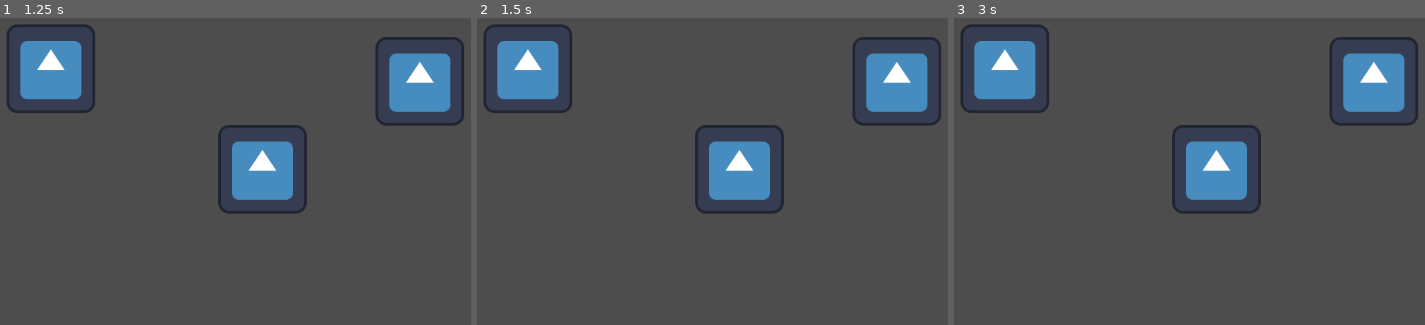
Above: before the commit, frames 1-3 (left to right).
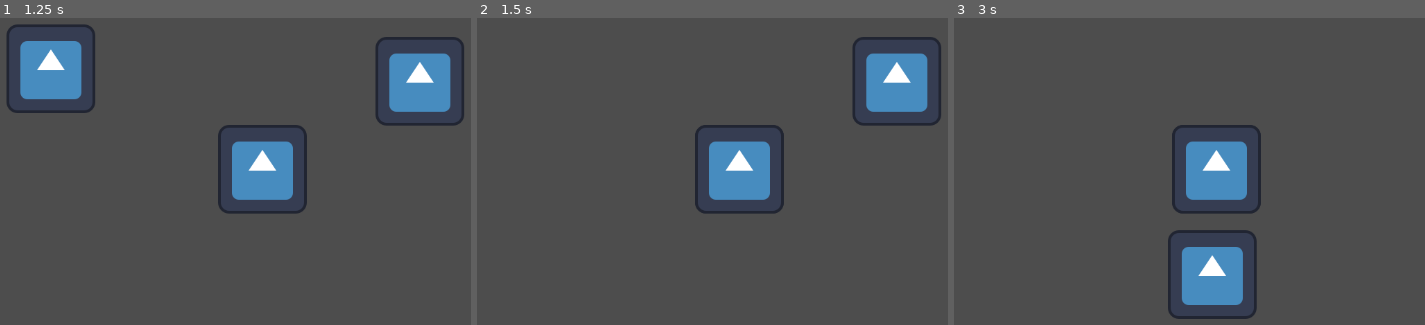
Above: after the commit, the same moments.

Repository: Shuflduf/Flow-Chart
Game: Godot game, scene res://scenes/main.tscn
The game is run twice, just before and just after one commit, with the same random seed, the same clock (stepped at 60 frames per second) and the same inputs. The engine's default icon, where the game draws it, is replaced by a stand-in: a white triangle on a blue panel in a dark square.
Inputs (mouse positions are in pixels of both pictures, inside the frame that each line leads up to):
- Up to frame 1 (1.25 s): tap Enter at 0.5 s; move the mouse to (51, 70) at 0.52 s; press the mouse at (51, 70) at 0.53 s
- Up to frame 2 (1.5 s): tap Space at 1.25 s; move the mouse to (740, 168) at 1.27 s; release the mouse at (740, 168) at 1.28 s; click (740, 168) at 1.35 s
- Up to frame 3 (3 s): tap Enter at 2 s; move the mouse to (1373, 82) at 2.02 s; press the mouse at (1373, 82) at 2.03 s; tap Space at 2.75 s; move the mouse to (1213, 272) at 2.77 s; release the mouse at (1213, 272) at 2.78 s; click (1213, 272) at 2.85 s

Frame 1 is identical in both runs. In frame 2, 3.2% of the frame differs, in the area x 1-21%, y 1-31%; in frame 3, 9.5%, in the area x 1-99%, y 1-99%.

Commit message:
they go on top of each other now
still bugs when mouse picking

Diff:
--- a/scripts/global.gd
+++ b/scripts/global.gd
@@ -3,11 +3,14 @@
 var active_node: FlowChartNode
 var mouse_offset: Vector2
 var node_count := 0
-var whos_on_top: Array[FlowChartNode]:
-	set(value):
-		var highest: int
-		for i in value:
-			if i.z_index > highest:
-				highest = i.z_index
-				active_node = i
-		whos_on_top.clear()
+var whos_on_top: Array[FlowChartNode]
+
+func verify_on_top():
+	var highest := -INF
+	for i in whos_on_top:
+		print(i.z_index)
+		if i.z_index > highest:
+			highest = i.z_index
+			active_node = i
+	whos_on_top.clear()
+	active_node.move_up()
--- a/scripts/main.gd
+++ b/scripts/main.gd
@@ -15,4 +15,4 @@
 func move_all_nodes_down():
 	for child in get_children():
 		if child is FlowChartNode:
-			child.z_index -= 1
+			child.move_down()
--- a/scripts/node.gd
+++ b/scripts/node.gd
@@ -5,7 +5,6 @@
 
 func _on_input_event(_viewport, event: InputEvent, _shape_idx):
 	if event.is_action_pressed("mouse_left"):
-
 		Global.mouse_offset = -(event.position - global_position)
 		pickup()
 
@@ -13,7 +12,10 @@
 		drop()
 
 func pickup():
-	Global.whos_on_top.push_front(self)
+	if Global.active_node == null:
+		Global.whos_on_top.push_front(self)
+		Global.verify_on_top()
+
 	#if Global.active_node == null:
 		#await get_tree().physics_frame
 		#Global.active_node = self
@@ -28,3 +30,12 @@
 
 func move_down():
 	z_index -= 1
+	clamp_zindex()
+
+func move_up():
+	z_index += Global.node_count
+	picked_up.emit()
+	clamp_zindex()
+
+func clamp_zindex():
+	z_index = clamp(z_index, 0, Global.node_count)
